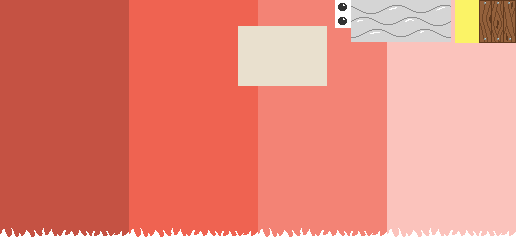
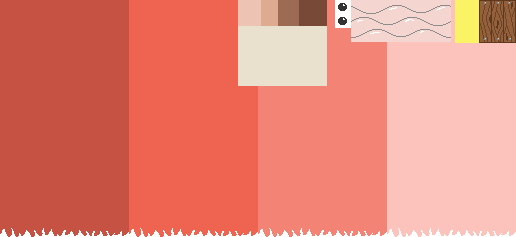
Before/after of a (516, 237) layered artwork. What changed in the layer stack:
added layer "Capa 2" above "Capa 2 copia" over bbox(238, 0, 327, 26)
renamed "Capa 3 copia" to "LIMO ROJO", moved it above "Capa 2 base copia", painted on it over bbox(351, 0, 451, 42)
